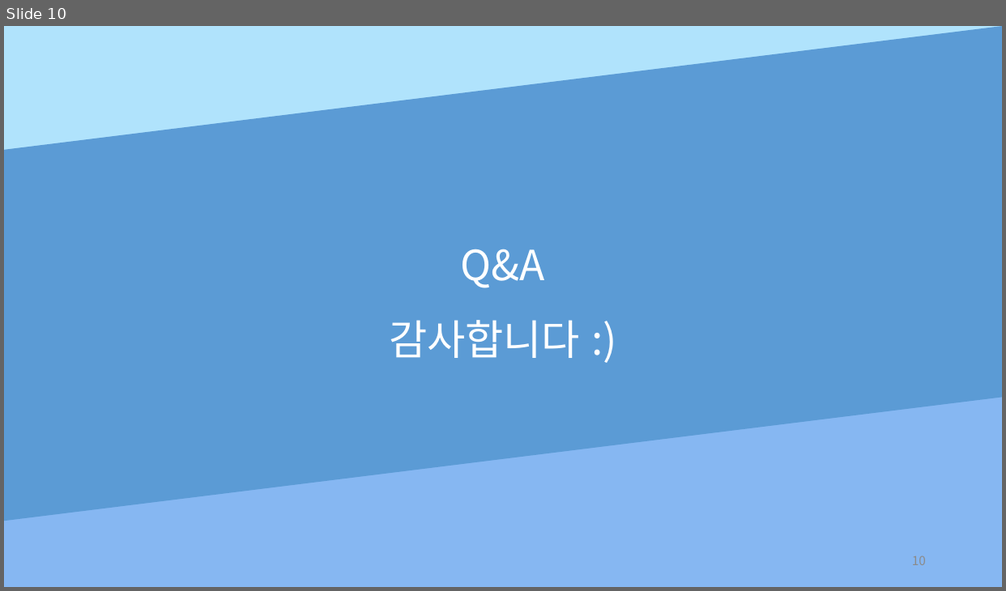
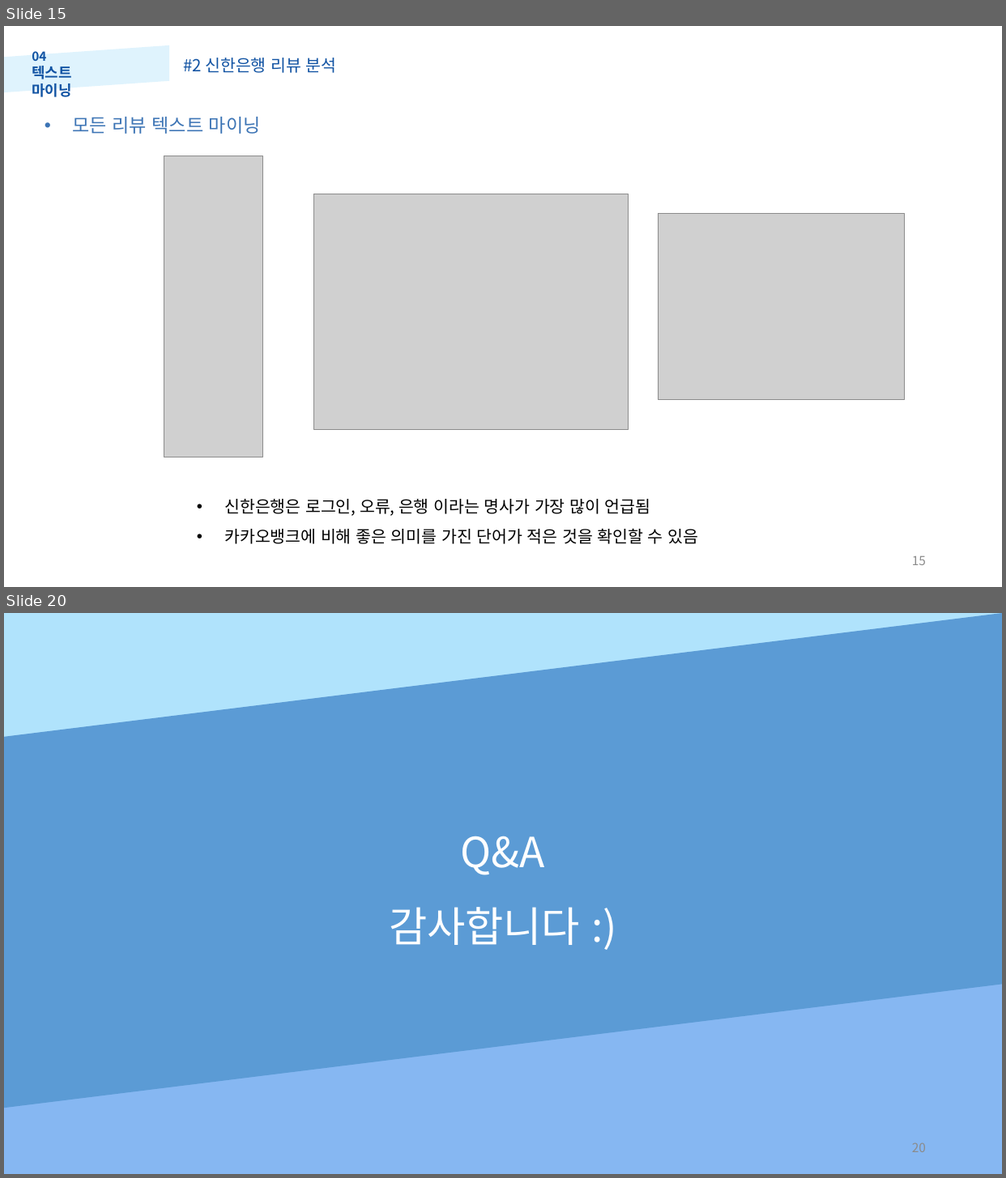
Before and after one commit to Hyun-JaeUng/wordchain, a slide deck: 포르폴리오_데이터영재.pptx. Shown one above the other, each under a label of ours: slide 10 before the commit, slides 15 and 20 after it; the slides between them are not shown. The pictures are 1006x591 and 1006x1178 pixels, drawn with LibreOffice and Linux fonts; fonts in the diff are those of the drawing; grey boxes stand for pictures. Boxes give left, top, right and bottom in pixels: in the first picture for what was removed or moved away, otherwise in the second. Text is boxed around its words. In the diff, an @@ line names an element or a change of style, - is before the commit and + after.

```diff
--- a/포르폴리오_데이터영재.pptx
+++ b/포르폴리오_데이터영재.pptx
@@ slide 15 added at (x1=4, y1=26, x2=1002, y2=587), background #FFFFFF @@
@@ parallelogram added at (x1=4, y1=45, x2=169, y2=93), fill #B0E3FC at 40% opacity @@
@@ text added at (x1=32, y1=51, x2=72, y2=97), 14 pt, text #1153A3, bold @@
+04
+텍스트 마이닝
@@ text added at (x1=183, y1=58, x2=337, y2=73), 16 pt, text #1153A3 @@
+#2 신한은행 리뷰 분석
@@ text added at (x1=73, y1=117, x2=261, y2=134), 18 pt, text #3C74B5 @@
+• 모든 리뷰 텍스트 마이닝
@@ picture added at (x1=164, y1=156, x2=263, y2=457) @@
@@ picture added at (x1=314, y1=194, x2=629, y2=429) @@
@@ picture added at (x1=658, y1=214, x2=905, y2=399) @@
@@ text added at (x1=224, y1=499, x2=698, y2=544), 16 pt, text #000000 @@
+• 신한은행은 로그인, 오류, 은행 이라는 명사가 가장 많이 언급됨
+• 카카오뱅크에 비해 좋은 의미를 가진 단어가 적은 것을 확인할 수 있음
@@ page number added at (x1=912, y1=557, x2=926, y2=565), 12 pt, text #8C8C8C @@
+15
@@ what was slide 10 is now slide 20 @@
@@ page number at (x1=912, y1=1143, x2=926, y2=1152): text changed @@
-10
+20
```
Also in this commit, not shown: 3 slides changed, 15 other slides added, 6 slides removed, 7 other files.
